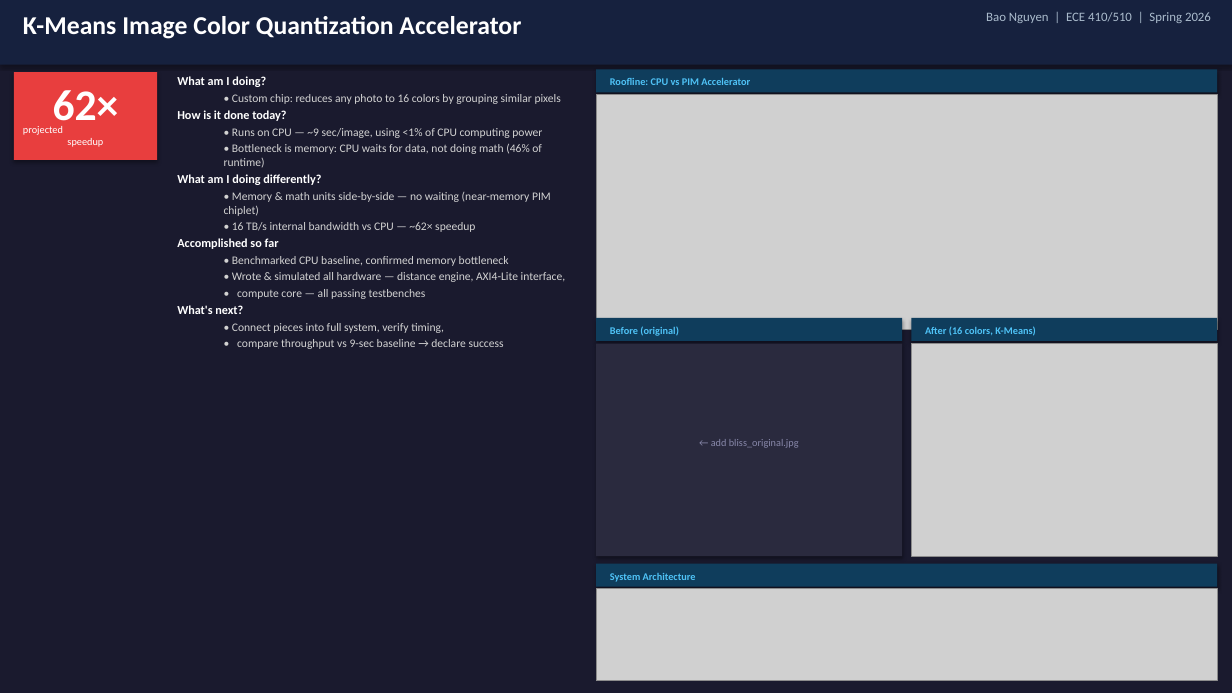
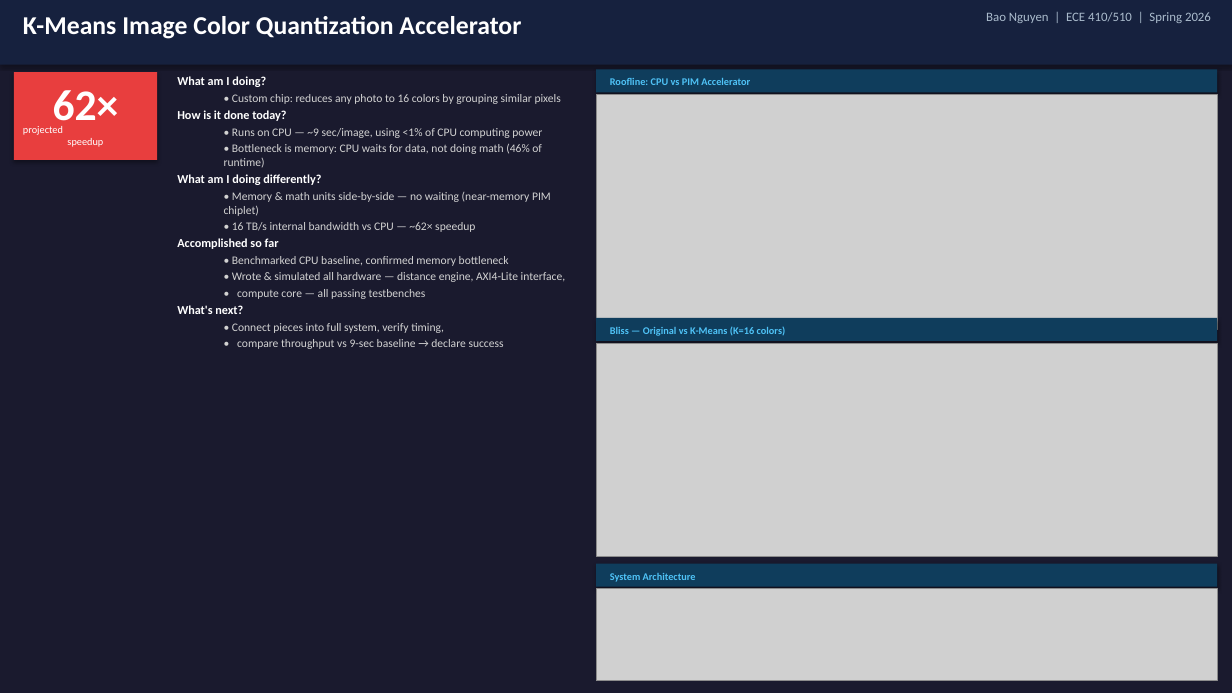
Before and after one commit to BaoPSU/ECE410-HW4AI, a slide deck: slide 1 of codefest/codefest_presentation_bao_nguyen.pptx. Drawn at 1232x693 pixels with LibreOffice and Linux fonts; fonts in the diff are those of the drawing; grey boxes stand for pictures. Boxes give left, top, right and bottom in pixels: in the first picture for what was removed or moved away, otherwise in the second. Text is boxed around its words. In the diff, an @@ line names an element or a change of style, - is before the commit and + after.

Commit message:
slides: replace bliss placeholder with real before/after K-Means result

```diff
--- a/codefest/codefest_presentation_bao_nguyen.pptx
+++ b/codefest/codefest_presentation_bao_nguyen.pptx
@@ rectangle: place and size @@
-rectangle at (596, 318, 902, 341)
+rectangle at (596, 318, 1217, 341)
@@ text at (610, 327, 786, 336): text changed @@
-Before (original)
+Bliss — Original vs K-Means (K=16 colors)
@@ rectangle removed at (911, 318, 1217, 341) @@
@@ text removed at (925, 326, 1036, 336) @@
-After (16 colors, K-Means)
@@ rectangle removed at (596, 344, 902, 556) @@
@@ picture added at (596, 344, 1217, 556) @@
@@ picture removed at (911, 344, 1217, 556) @@
@@ text removed at (711, 439, 799, 448) @@
-← add bliss_original.jpg
```
